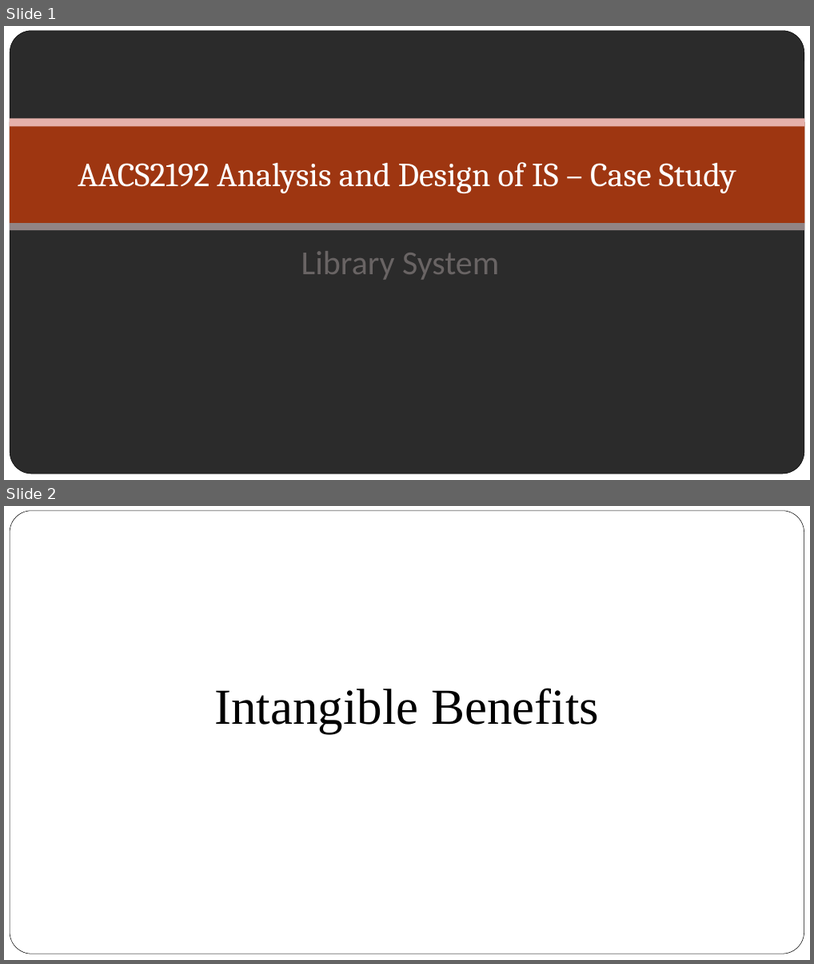
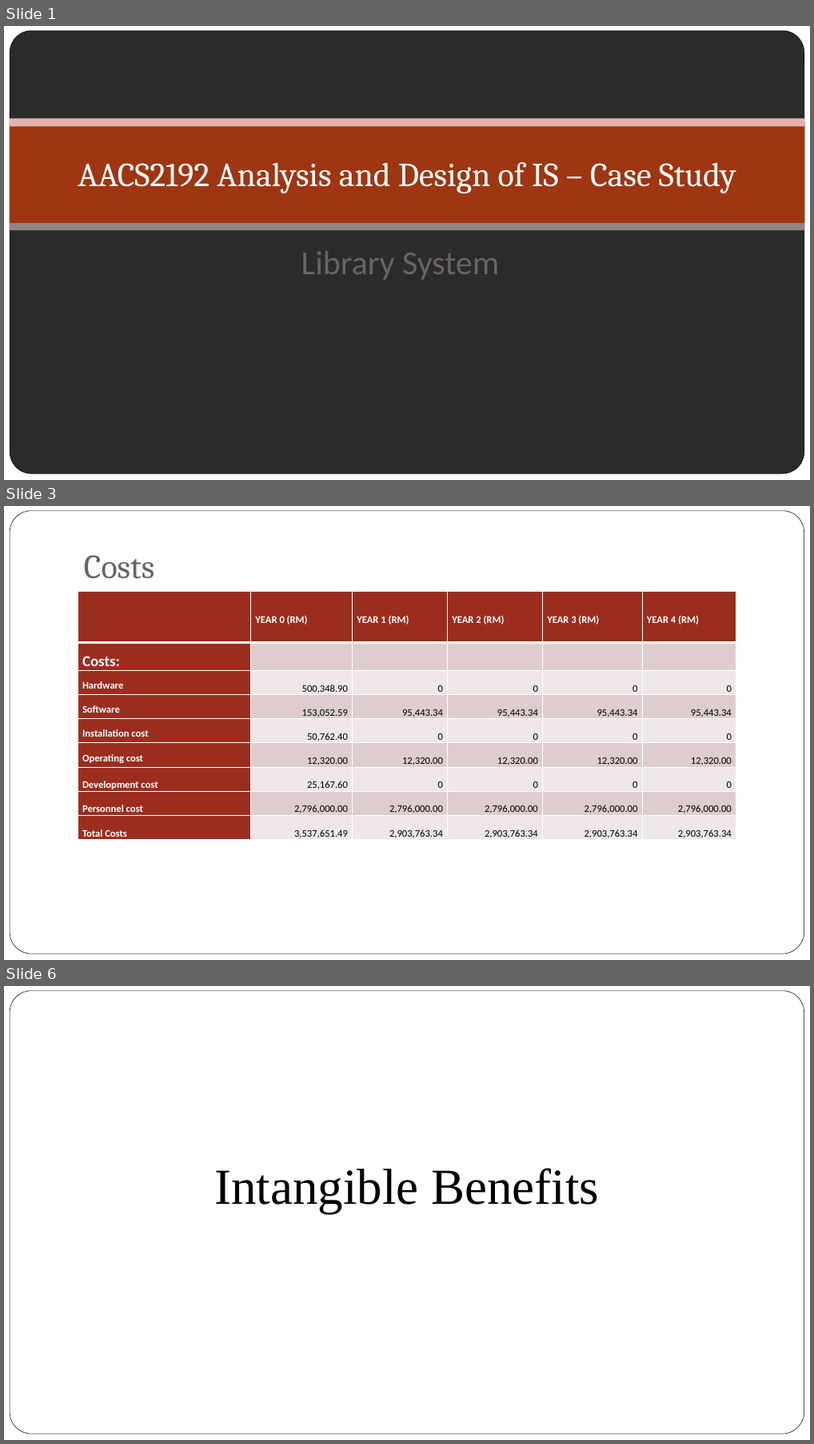
Before and after one commit to jyu1129/Library-System-IS-assignment, a slide deck: Final presentation/CaseStudy Final Presentation.pptx. Shown one above the other, each under a label of ours: slides 1 and 2 before the commit, slides 1, 3 and 6 after it; the slides between them are not shown. The pictures are 814x964 and 814x1444 pixels, drawn with LibreOffice and Linux fonts; fonts in the diff are those of the drawing; background and template pictures are left out; a plain dark background stands for a picture behind light text. Boxes give left, top, right and bottom in pixels: in the first picture for what was removed or moved away, otherwise in the second. Text is boxed around its words. In the diff, an @@ line names an element or a change of style, - is before the commit and + after.

```diff
--- a/Final presentation/CaseStudy Final Presentation.pptx
+++ b/Final presentation/CaseStudy Final Presentation.pptx
@@ slide 3 added at box(4, 506, 810, 960), background picture (left out); not listed: 1 template element that a slide beside it also shows @@
@@ title added at box(84, 555, 154, 579), 40 pt, text #696464 @@
+Costs
@@ table added at box(78, 592, 736, 841), 9 rows, 6 columns @@
+ | YEAR 0 (RM) | YEAR 1 (RM) | YEAR 2 (RM) | YEAR 3 (RM) | YEAR 4 (RM)
+Costs: |  |  |  |  | 
+Hardware | 500,348.90 | 0 | 0 | 0 | 0
+Software | 153,052.59 | 95,443.34 | 95,443.34 | 95,443.34 | 95,443.34
+Installation cost | 50,762.40 | 0 | 0 | 0 | 0
+Operating cost | 12,320.00 | 12,320.00 | 12,320.00 | 12,320.00 | 12,320.00
+Development cost | 25,167.60 | 0 | 0 | 0 | 0
+Personnel cost | 2,796,000.00 | 2,796,000.00 | 2,796,000.00 | 2,796,000.00 | 2,796,000.00
+Total Costs | 3,537,651.49 | 2,903,763.34 | 2,903,763.34 | 2,903,763.34 | 2,903,763.34
@@ what was slide 2 is now slide 6 @@
```
Also in this commit, not shown: 1 slide changed, 11 other slides added, 3 other files.
